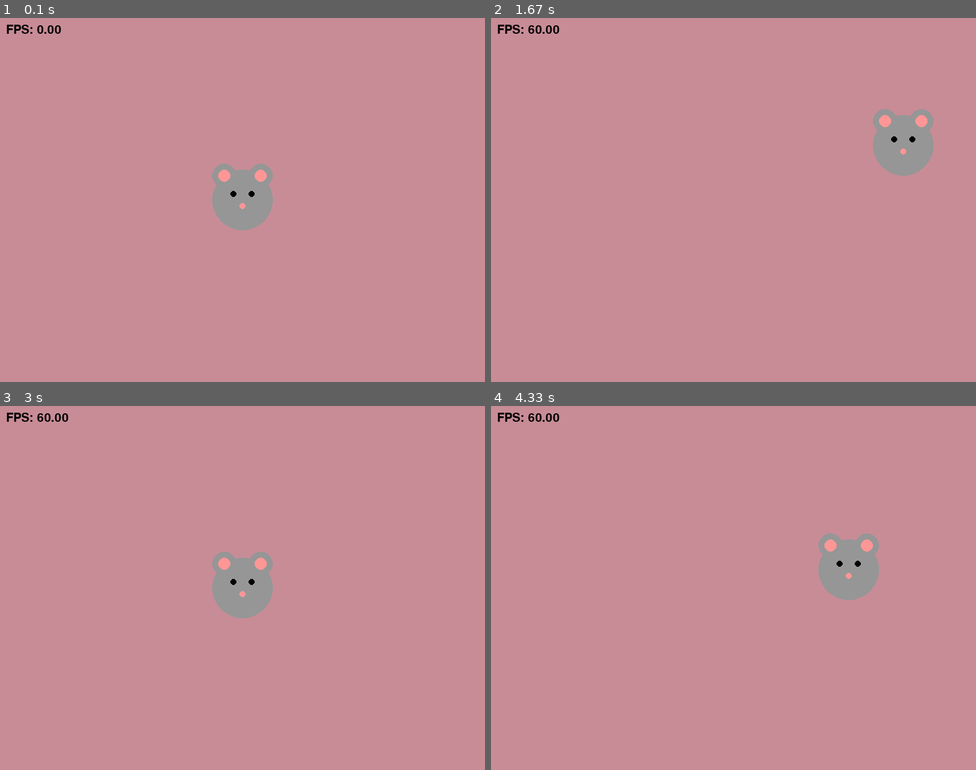
Above: before the commit, frames 1-4 (two rows, left to right).
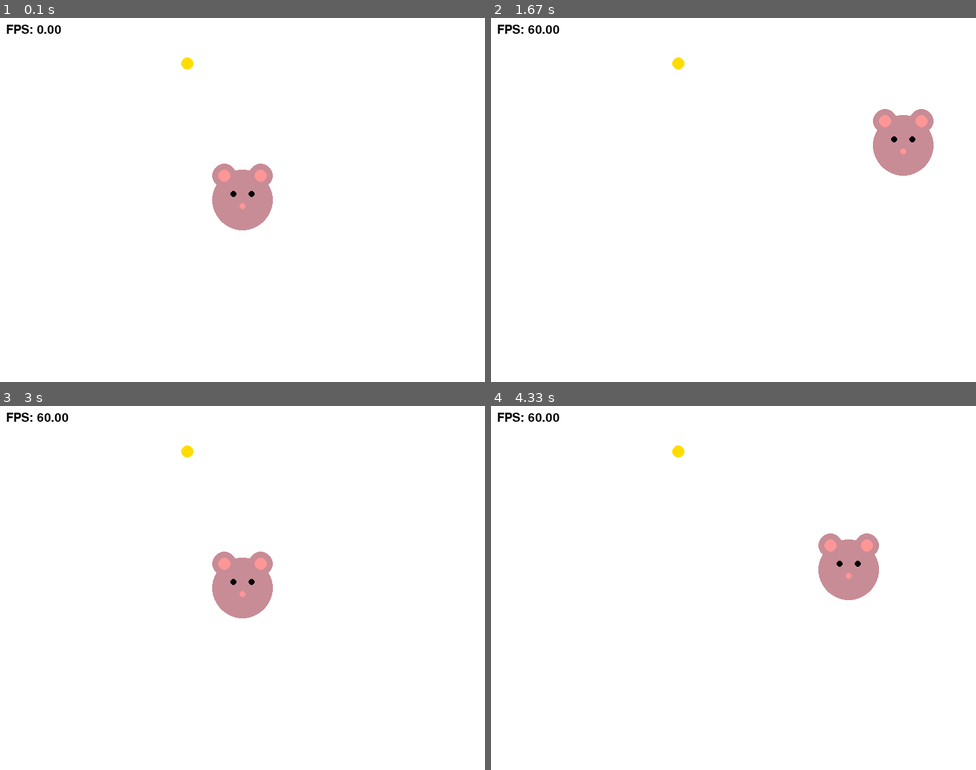
Above: after the commit, the same moments.

Repository: 20260192/hello-pygame
Game: pygame game, started from hello_pygame.py
Two runs of this game, one before a commit and one after it. Both use one fixed random seed, a clock stepped at 60 frames per second and the inputs below.
Inputs:
- Up to frame 1 (0.1 s): no input
- Up to frame 2 (1.67 s): hold Right 0.33-0.8 s; hold Up 0.83-1.13 s; hold Right 1.17-1.63 s
- Up to frame 3 (3 s): hold Left 1.67-2.2 s; hold Down 2.23-2.53 s; hold Left 2.57-2.97 s
- Up to frame 4 (4.33 s): hold Up 3-3.37 s; hold Right 3.4-4.03 s; hold Down from 4.07 s (still down)

The runs differ from the first frame. In frame 1, 100% of the frame differs, in the area x 0-100%, y 0-100%; in frame 2, 100%; in frame 3, 100%; in frame 4, 100%.

Commit message:
치즈 먹기 게임으로 변경

Diff:
--- a/hello_pygame.py
+++ b/hello_pygame.py
@@ -1,14 +1,16 @@
 import pygame
 import sys
+import random  # ✅ 추가
 
 pygame.init()
 screen = pygame.display.set_mode((800, 600))
 pygame.display.set_caption("My First Pygame")
 
-WHITE = (200, 140, 150)
-GRAY = (150, 150, 150)   # ✅ 추가
-BLACK = (0, 0, 0)        # ✅ 추가
-PINK = (255, 150, 150)   # ✅ 추가
+WHITE = (255, 255, 255)
+GRAY = (200, 140, 150)
+BLACK = (0, 0, 0)
+PINK = (255, 150, 150)
+YELLOW = (255, 220, 0)  # ✅ 치즈 색
 
 clock = pygame.time.Clock()
 font = pygame.font.SysFont(None, 30)
@@ -16,6 +18,12 @@
 # 위치 변수
 x = 400
 y = 300
+
+# ✅ 치즈 관련 변수
+cheese_x = random.randint(50, 750)
+cheese_y = random.randint(50, 550)
+cheese_size = random.randint(5, 10)
+last_spawn_time = pygame.time.get_ticks()
 
 running = True
 
@@ -35,24 +43,35 @@
     if keys[pygame.K_DOWN]:
         y += 5
 
+    # ✅ 5초마다 치즈 재생성
+    current_time = pygame.time.get_ticks()
+    if current_time - last_spawn_time > 5000:
+        cheese_x = random.randint(50, 750)
+        cheese_y = random.randint(50, 550)
+        cheese_size = random.randint(5, 10)
+        last_spawn_time = current_time
+
+    # ✅ 충돌 체크 (간단 거리 계산)
+    distance = ((x - cheese_x) ** 2 + (y - cheese_y) ** 2) ** 0.5
+    if distance < 50 + cheese_size:
+        cheese_x = random.randint(50, 750)
+        cheese_y = random.randint(50, 550)
+        cheese_size = random.randint(5, 10)
+        last_spawn_time = current_time
+
     screen.fill(WHITE)
 
-    # ✅ 몸통(얼굴)
+    # 🧀 치즈
+    pygame.draw.circle(screen, YELLOW, (cheese_x, cheese_y), cheese_size)
+
+    # 🐭 얼굴
     pygame.draw.circle(screen, GRAY, (x, y), 50)
-
-    # ✅ 귀
     pygame.draw.circle(screen, GRAY, (x - 30, y - 40), 20)
     pygame.draw.circle(screen, GRAY, (x + 30, y - 40), 20)
-
-    # ✅ 귀 안쪽
     pygame.draw.circle(screen, PINK, (x - 30, y - 40), 10)
     pygame.draw.circle(screen, PINK, (x + 30, y - 40), 10)
-
-    # ✅ 눈
     pygame.draw.circle(screen, BLACK, (x - 15, y - 10), 5)
     pygame.draw.circle(screen, BLACK, (x + 15, y - 10), 5)
-
-    # ✅ 코
     pygame.draw.circle(screen, PINK, (x, y + 10), 5)
 
     # fps 표시
